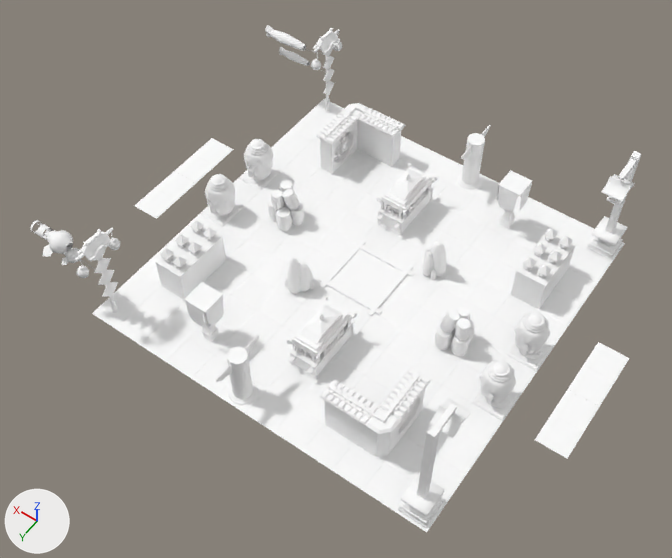
The FBX model Prototipo1/Assets/SM/SM_Scene_01.fbx: old version first, new version second.
Rendered twice from a 50 mm lens placed at (-15.21, 9.72, 22.98), pointed at (-5.31, -4.14, 1.19). The axes (+X, +Y, +Z) are drawn at lower left. The lights are the same throughout. Where no turn or scale is listed for an object, it has been applied to the vertices. Vertices at the same position are counted once.

The first picture shows 'SM_Angle_Wall_03', 'SM_Angle_wall_01', 'SM_Banner_04', 'SM_Banner_05', 'SM_Barrel_04', 'SM_Barrel_05', 'SM_Central_Footboard_03', 'SM_Floor', 'SM_Kite_Pole_03', 'SM_Kite_Pole_04', 'SM_Lantern_Pole_04', 'SM_Lantern_Pole_05', 'SM_P1_Spawn', 'SM_P2_Spawn', 'SM_Palanquin_04', 'SM_Palanquin_05', 'SM_Rock_02', 'SM_Rock_03', 'SM_Statue_04', 'SM_Statue_05', 'SM_Statue_06', 'SM_Statue_07', 'SM_Wall_04', 'SM_Wall_05'.
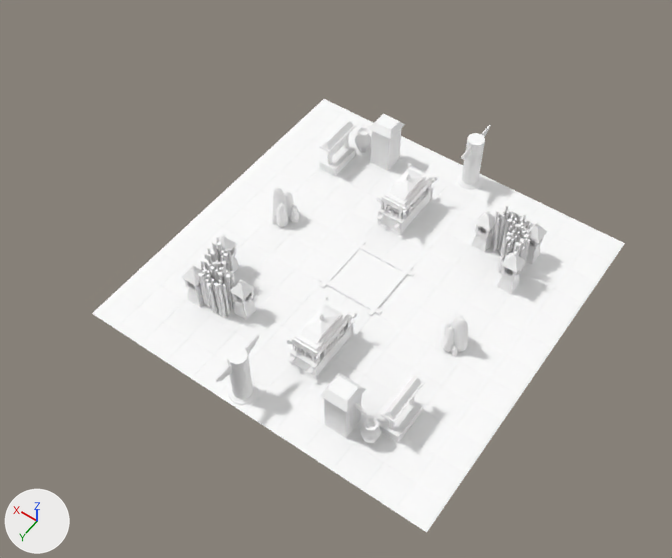
Location of each change, [x1, y1, x2, y2] in pixels of the pictures (672 x 558 px; the box of a moved part takes in the faces that stretch with it):
'SM_Angle_wall_01', reshaped, moved (20% shorter)
    before: [320, 369, 431, 457]
    after: [320, 373, 425, 443]
'SM_P2_Spawn', deleted
    before: [535, 342, 630, 459]
'SM_Angle_Wall_03', reshaped, moved (12% shorter)
    before: [316, 103, 406, 174]
    after: [319, 114, 405, 176]
'SM_Bamboo_01', added
    after: [181, 234, 256, 320]
'SM_Bamboo_02', added
    after: [472, 205, 547, 294]
'SM_Wall_05', deleted
    before: [156, 220, 226, 299]
'SM_Lantern_Pole_05', deleted
    before: [398, 398, 471, 528]
'SM_Wall_04', deleted
    before: [511, 228, 576, 309]
'SM_P1_Spawn', deleted
    before: [134, 138, 234, 219]
'SM_Kite_Pole_03', deleted
    before: [30, 220, 121, 312]
'SM_Lantern_Pole_04', deleted
    before: [587, 151, 641, 260]
'SM_Statue_04', deleted
    before: [472, 360, 520, 421]
'SM_Statue_05', deleted
    before: [507, 312, 552, 371]
'SM_Kite_Pole_04', deleted
    before: [265, 25, 342, 112]
'SM_Rock_03', reshaped, moved (12% narrower, 11% taller)
    before: [284, 258, 315, 294]
    after: [272, 187, 299, 227]
'SM_Rock_02', moved
    before: [422, 241, 446, 280]
    after: [442, 315, 468, 356]
'SM_Banner_04', deleted
    before: [184, 282, 224, 342]
'SM_Barrel_04', deleted
    before: [435, 307, 474, 357]
'SM_Statue_06', deleted
    before: [200, 174, 242, 226]
'SM_Statue_07', deleted
    before: [239, 139, 279, 190]
'SM_Barrel_05', deleted
    before: [268, 180, 305, 231]
'SM_Banner_05', deleted
    before: [496, 170, 532, 229]
part 2 of me_mesh_002, moved or reshaped (not visible before)
    after: [276, 203, 288, 227]
part 3 of me_mesh_002, moved or reshaped (not visible afterwards)
    before: [310, 281, 315, 290]
part 4 of me_mesh_002, moved or reshaped
    before: [308, 267, 313, 281]
    after: [290, 206, 299, 223]
part 5 of me_mesh_002, moved or reshaped
    before: [284, 258, 311, 294]
    after: [272, 187, 294, 224]

The change, as a list of edits to the scene's bpy script:
```text
Change me_mesh_004:
    remove me_mesh_004.from_pydata(...)  # 518 vertices, 483 faces; spans x -2.05..0.1, y -2.05..0.1, z 0.02..1.69
    add me_mesh_004.from_pydata(...)  # 257 vertices, 222 faces; spans x -0.19..1.87, y -0.16..2.06, z 0.0..1.8
    me_mesh_004 part 1: 518 vertices removed from x -2.05..0.1, y -2.05..0.1, z 0.02..1.69; 257 vertices added at x -0.19..1.87, y -0.16..2.06, z 0.0..1.8
Change me_mesh_022:
    remove me_mesh_022.from_pydata(...)  # 518 vertices, 483 faces; spans x -0.1..2.05, y -0.1..2.05, z 0.0..1.67
    add me_mesh_022.from_pydata(...)  # 257 vertices, 222 faces; spans x -1.87..0.19, y -2.06..0.16, z 0.0..1.8
    me_mesh_022 part 6: 518 vertices removed from x -0.1..2.05, y -0.1..2.05, z 0.0..1.67; 257 vertices added at x -1.87..0.19, y -2.06..0.16, z 0.0..1.8
Change me_mesh_002:
    remove me_mesh_002.from_pydata(...)  # 1392 vertices, 1380 faces; spans x -0.47..0.47, y -0.43..0.43, z -0.11..1.43
    add me_mesh_002.from_pydata(...)  # 1392 vertices, 1380 faces; spans x -0.43..0.43, y -0.47..0.47, z -0.11..1.43
    me_mesh_002 part 2: the loose piece of 242 vertices spanning x 0.07..0.47, y -0.23..0.15, z -0.08..0.98 is multiplied about the mesh origin by the matrix ((-0.072, 0.997, 0.0), (0.997, 0.072, 0.0), (0.0, 0.0, 1.0))
    me_mesh_002 part 3: the loose piece of 147 vertices spanning x -0.47..-0.31, y -0.19..-0.04, z -0.01..0.35 is multiplied about the mesh origin by the matrix ((-0.072, 0.997, 0.0), (0.997, 0.072, 0.0), (0.0, 0.0, 1.0))
    me_mesh_002 part 4: the loose piece of 177 vertices spanning x -0.25..0.05, y -0.43..-0.14, z -0.11..0.67 is multiplied about the mesh origin by the matrix ((-0.072, 0.997, 0.0), (0.997, 0.072, 0.0), (0.0, 0.0, 1.0))
    me_mesh_002 part 5: 3 vertices moved within x -0.2..0.11, y -0.21..0.12, z -0.07..0.67; 807 vertices removed from x -0.37..0.41, y -0.27..0.43, z -0.08..1.43; 807 vertices added at x -0.26..0.43, y -0.37..0.43, z -0.08..1.43
Remove ob_sm_statue_07:
    ob_sm_statue_07 = bpy.data.objects.new('SM_Statue_07', me_mesh_025)
Remove ob_sm_wall_04:
    ob_sm_wall_04 = bpy.data.objects.new('SM_Wall_04', me_mesh_020)
Remove ob_sm_p1_spawn:
    ob_sm_p1_spawn = bpy.data.objects.new('SM_P1_Spawn', me_mesh_023)
Remove ob_sm_kite_pole_03:
    ob_sm_kite_pole_03 = bpy.data.objects.new('SM_Kite_Pole_03', me_mesh_014)
Remove ob_sm_barrel_05:
    ob_sm_barrel_05 = bpy.data.objects.new('SM_Barrel_05', me_mesh_011)
Change ob_sm_angle_wall_01:
    ob_sm_angle_wall_01.location: (-7.51, -0.53, -0.02) -> (-9.29, -2.5, 0.0)
Remove ob_sm_wall_05:
    ob_sm_wall_05 = bpy.data.objects.new('SM_Wall_05', me_mesh_018)
Remove ob_sm_kite_pole_04:
    ob_sm_kite_pole_04 = bpy.data.objects.new('SM_Kite_Pole_04', me_mesh_015)
Remove ob_sm_p2_spawn:
    ob_sm_p2_spawn = bpy.data.objects.new('SM_P2_Spawn', me_mesh_012)
Remove ob_sm_lantern_pole_05:
    ob_sm_lantern_pole_05 = bpy.data.objects.new('SM_Lantern_Pole_05', me_mesh_009)
Change ob_sm_rock_02:
    ob_sm_rock_02.location: (-7.02, -7.03, 0.0) -> (-9.02, -4.99, 0.0)
Remove ob_sm_lantern_pole_04:
    ob_sm_lantern_pole_04 = bpy.data.objects.new('SM_Lantern_Pole_04', me_mesh_021)
Remove ob_sm_banner_04:
    ob_sm_banner_04 = bpy.data.objects.new('SM_Banner_04', me_mesh_008)
Remove ob_sm_banner_05:
    ob_sm_banner_05 = bpy.data.objects.new('SM_Banner_05', me_mesh_013)
Change ob_sm_angle_wall_03:
    ob_sm_angle_wall_03.location: (-3.48, -10.5, 0.0) -> (-1.7, -8.51, 0.0)
Remove ob_sm_barrel_04:
    ob_sm_barrel_04 = bpy.data.objects.new('SM_Barrel_04', me_mesh_019)
Remove ob_sm_statue_06:
    ob_sm_statue_06 = bpy.data.objects.new('SM_Statue_06', me_mesh_024)
Change ob_sm_rock_03:
    ob_sm_rock_03.location: (-4.01, -4.03, 0.0) -> (-1.94, -6.01, 0.0)
Remove ob_sm_statue_04:
    ob_sm_statue_04 = bpy.data.objects.new('SM_Statue_04', me_mesh_005)
Remove ob_sm_statue_05:
    ob_sm_statue_05 = bpy.data.objects.new('SM_Statue_05', me_mesh_010)
Add ob_sm_bamboo_01:
    ob_sm_bamboo_01 = bpy.data.objects.new('SM_Bamboo_01', me_mesh_008_1)  # 1415 vertices, 1392 faces; spans x -1.03..1.03, y -1.0..1.0, z 0.0..1.74; in mat_palette_mat1 (its picture is missing)
    ob_sm_bamboo_01.location = (-2.5, -2.55, 0.0)
Add ob_sm_bamboo_02:
    ob_sm_bamboo_02 = bpy.data.objects.new('SM_Bamboo_02', me_mesh_009_1)  # 1414 vertices, 1392 faces; spans x -1.03..1.03, y -1.0..1.0, z 0.0..1.74; in mat_palette_mat1 (its picture is missing)
    ob_sm_bamboo_02.location = (-8.52, -8.51, 0.0)
```
